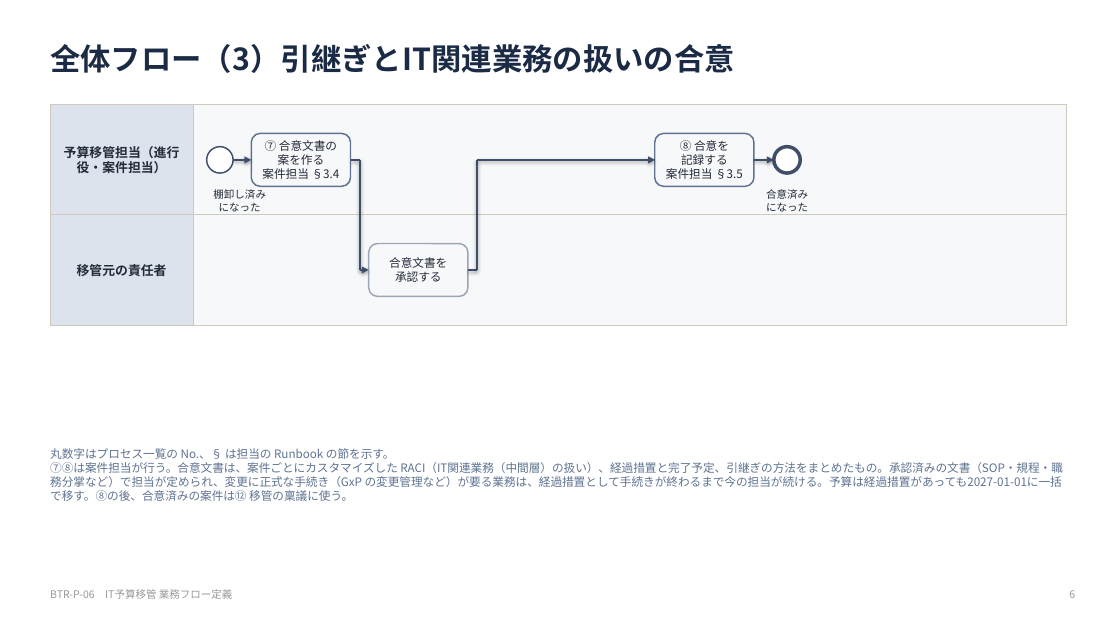
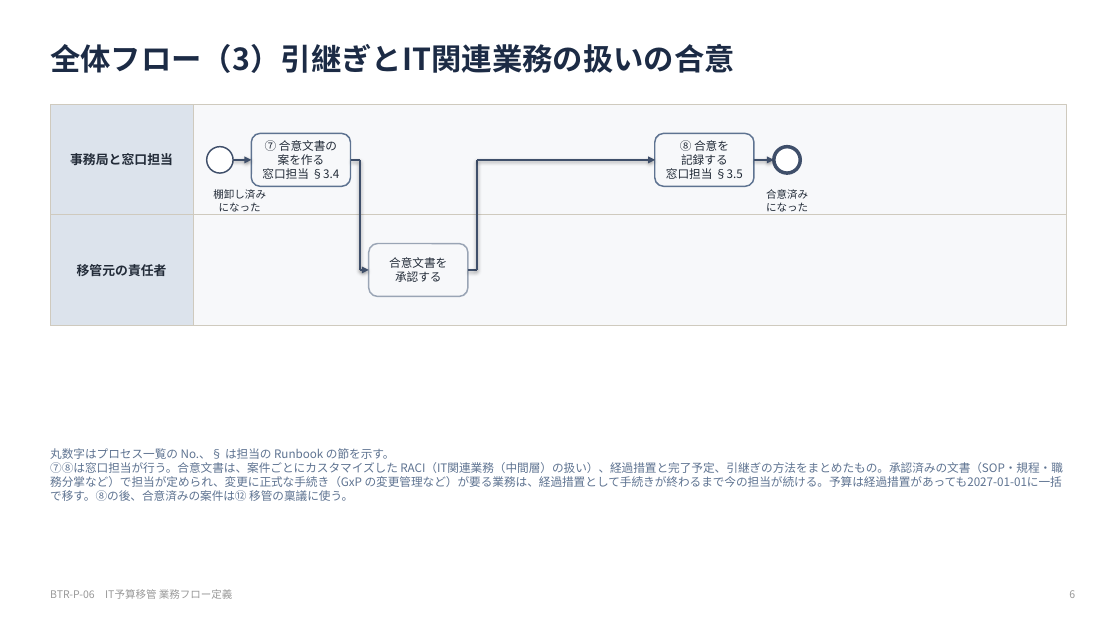
Before and after one commit to hiroyasu-komaki/temp, a slide deck: slide 6 of budget-transfer/process/06-process-definition.pptx. Drawn at 1120x630 pixels with LibreOffice and Linux fonts; fonts in the diff are those of the drawing. Boxes give left, top, right and bottom in pixels: in the first picture for what was removed or moved away, otherwise in the second. Text is boxed around its words. In the diff, an @@ line names an element or a change of style, - is before the commit and + after.

```diff
--- a/budget-transfer/process/06-process-definition.pptx
+++ b/budget-transfer/process/06-process-definition.pptx
@@ text in rectangle at bbox=[70, 153, 173, 165]: text changed @@
-予算移管担当（進行役・案件担当）
+事務局と窓口担当
@@ text in rounded rectangle at bbox=[262, 168, 340, 179]: text changed @@
-案件担当 §3.4
+窓口担当 §3.4
@@ text in rounded rectangle at bbox=[666, 168, 743, 179]: text changed @@
-案件担当 §3.5
+窓口担当 §3.5
@@ text at bbox=[50, 462, 1063, 501]: text changed @@
-⑦⑧は案件担当が行う。合意文書は、案件ごとにカスタマイズした RACI（IT関連業務（中間層）の扱い）、経過措置と完了予定、引継ぎの方法をまとめたもの。承認済みの文書（SOP・規程・職務分掌など）で担当が定められ、変更に正式な手続き（GxP の変更管理など）が要る業務は、経過措置として手続きが終わるまで今の担当が続ける。予算は経過措置があっても2027-01-01に一括で移す。⑧の後、合意済みの案件は⑫ 移管の稟議に使う。
+⑦⑧は窓口担当が行う。合意文書は、案件ごとにカスタマイズした RACI（IT関連業務（中間層）の扱い）、経過措置と完了予定、引継ぎの方法をまとめたもの。承認済みの文書（SOP・規程・職務分掌など）で担当が定められ、変更に正式な手続き（GxP の変更管理など）が要る業務は、経過措置として手続きが終わるまで今の担当が続ける。予算は経過措置があっても2027-01-01に一括で移す。⑧の後、合意済みの案件は⑫ 移管の稟議に使う。
```
Also in this commit, not shown: 13 other slides changed, 19 other files.
